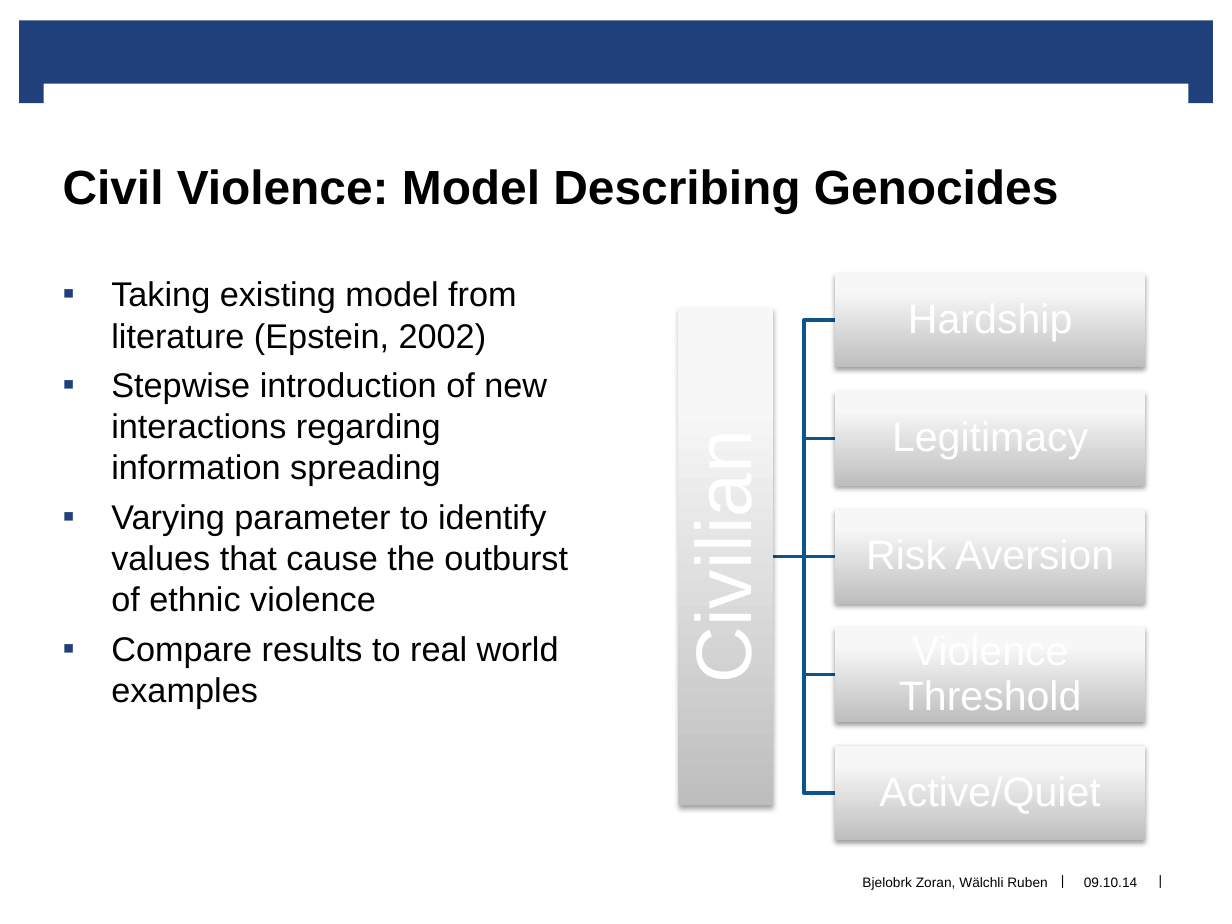
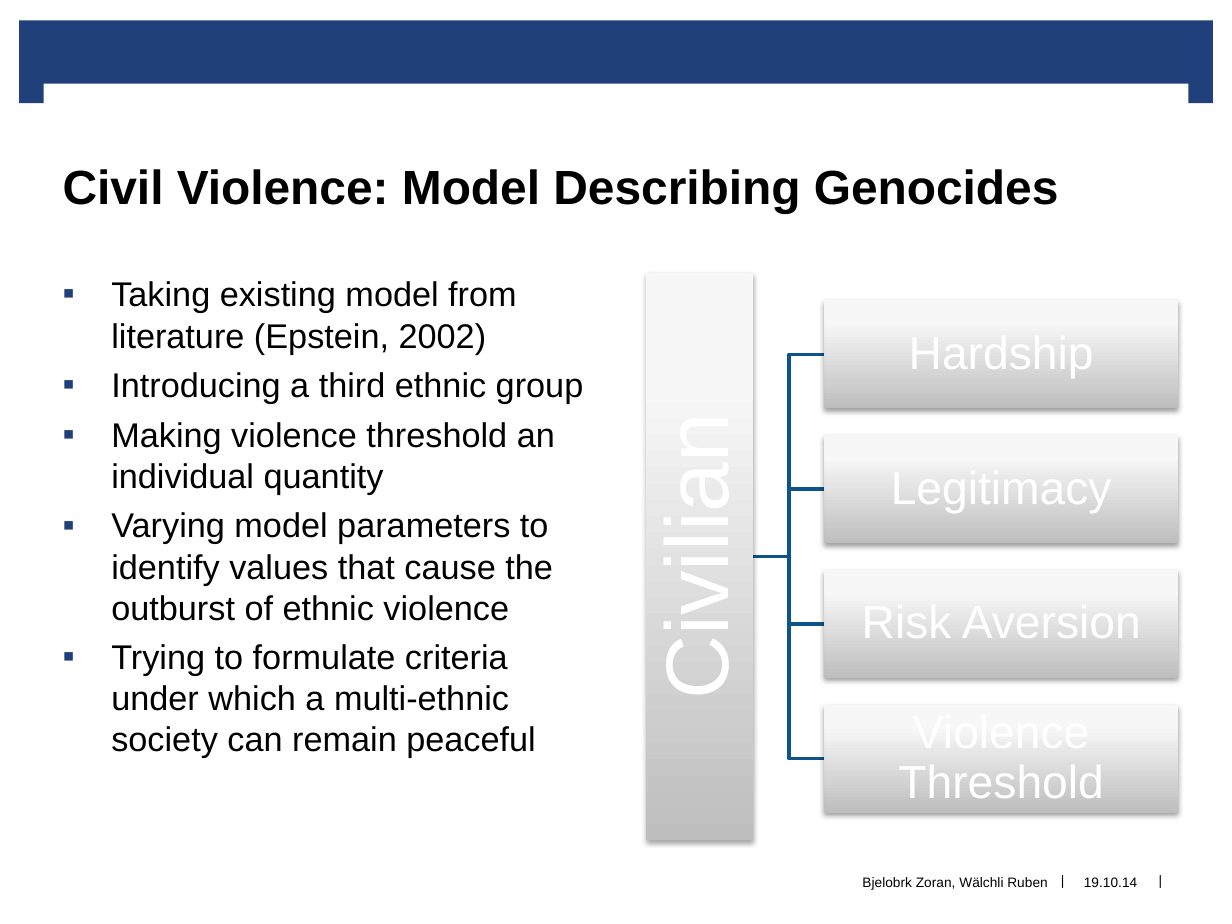
Before and after one commit to RWaelchli/genocide_modeling, a slide deck: slide 1 of flashtalk/pres_flashtalk.pptx. Drawn at 1232x924 pixels with LibreOffice and Linux fonts; fonts in the diff are those of the drawing; background and template pictures are left out. Boxes give left, top, right and bottom in pixels: in the first picture for what was removed or moved away, otherwise in the second. Text is boxed around its words. In the diff, an @@ line names an element or a change of style, - is before the commit and + after.

Commit message:
Final changes research plan/flash talk slide

```diff
--- a/flashtalk/pres_flashtalk.pptx
+++ b/flashtalk/pres_flashtalk.pptx
@@ text "Civilian": place and size @@
-text "Civilian" at bbox=[680, 430, 768, 683]
+text "Civilian" at bbox=[648, 413, 747, 700]
@@ text "Civilian" at bbox=[648, 413, 747, 700]: size 46 to 52 pt; more space between paragraphs @@
@@ rectangle: place and size @@
-rectangle at bbox=[678, 307, 773, 805]
+rectangle at bbox=[645, 273, 753, 841]
@@ text "Hardship": place and size @@
-text "Hardship" at bbox=[908, 296, 1072, 342]
+text "Hardship" at bbox=[909, 327, 1094, 379]
@@ rectangle: place and size @@
-rectangle at bbox=[835, 272, 1146, 367]
+rectangle at bbox=[824, 301, 1178, 409]
@@ freeform shape: place and size @@
-freeform shape at bbox=[772, 320, 834, 557]
+freeform shape at bbox=[754, 355, 824, 557]
@@ text at bbox=[111, 372, 584, 758]: text changed @@
-▪ Stepwise introduction of new interactions regarding information spreading
-▪ Varying parameter to identify values that cause the outburst of ethnic violence
-▪ Compare results to real world examples
+▪ Introducing a third ethnic group
+▪ Making violence threshold an individual quantity
+▪ Varying model parameters to identify values that cause the outburst of ethnic violence
+▪ Trying to formulate criteria under which a multi-ethnic society can remain peaceful
@@ text "Legitimacy": place and size @@
-text "Legitimacy" at bbox=[892, 414, 1088, 460]
+text "Legitimacy" at bbox=[891, 462, 1112, 514]
@@ rectangle: place and size @@
-rectangle at bbox=[835, 391, 1146, 485]
+rectangle at bbox=[824, 435, 1178, 543]
@@ freeform shape: place and size @@
-freeform shape at bbox=[772, 439, 834, 557]
+freeform shape at bbox=[754, 489, 824, 557]
@@ rectangle removed at bbox=[835, 509, 1146, 604] @@
@@ freeform shape: place and size @@
-freeform shape at bbox=[772, 557, 834, 793]
+freeform shape at bbox=[754, 557, 824, 759]
@@ freeform shape: place and size @@
-freeform shape at bbox=[772, 557, 834, 675]
+freeform shape at bbox=[754, 557, 824, 625]
@@ freeform shape removed at bbox=[772, 551, 834, 563] @@
@@ size 24 to 27 pt; more space between paragraphs in 4 elements at bbox=[909, 327, 1094, 379], bbox=[891, 462, 1112, 514], bbox=[862, 597, 1141, 649], bbox=[383, 595, 1103, 798] @@
@@ text "Violence Threshold": place and size @@
-text "Violence Threshold" at bbox=[899, 673, 1082, 719]
+text "Violence Threshold" at bbox=[383, 595, 1103, 798]
@@ text "Risk Aversion": place and size @@
-text "Risk Aversion" at bbox=[866, 533, 1114, 579]
+text "Risk Aversion" at bbox=[862, 597, 1141, 649]
@@ rectangle: place and size @@
-rectangle at bbox=[835, 627, 1146, 722]
+rectangle at bbox=[824, 570, 1178, 679]
@@ rectangle: place and size @@
-rectangle at bbox=[835, 745, 1146, 840]
+rectangle at bbox=[824, 705, 1178, 813]
@@ text removed at bbox=[879, 769, 1100, 815] @@
-Active/Quiet
@@ text at bbox=[1084, 877, 1137, 887]: text changed @@
-09.10.14
+19.10.14
```
Also in this commit, not shown: 2 other files.
